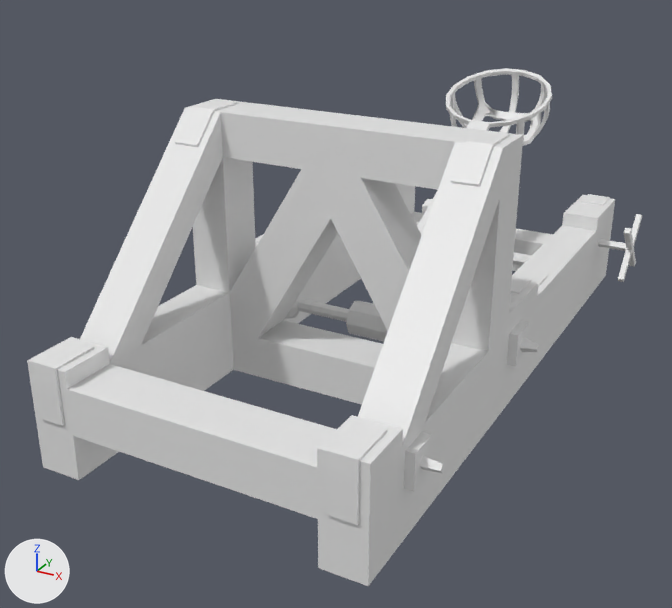
The FBX model 3d/fbx/catapult.fbx, before and after one commit.
Both versions are drawn from a 50 mm camera at (6.03, -12.9, 6.95) aimed at (-0.86, -0.39, 0.69). Every picture has the same lights, and +X, +Y and +Z are marked at lower left. Materials are left out; every surface is plain grey. Where no turn or scale is listed for an object, it has been applied to the vertices. Vertices at the same position are counted once.

The scene before the commit, as lines of its bpy script (objects in view):
```python
me_circle = bpy.data.meshes.new('Circle')
me_circle.from_pydata(...)  # 598 vertices, 659 faces; spans x -1.02..0.99, y -0.08..6.3, z -0.17..3.08
me_cube_001 = bpy.data.meshes.new('Cube.001')
me_cube_001.from_pydata(...)  # 764 vertices, 786 faces; spans x -2.79..3.04, y -5.64..4.85, z -0.34..3.81
me_cube_001.materials.append(mat_material)
ob_circle = bpy.data.objects.new('Circle', me_circle)
ob_circle.location = (0.02, -0.64, 0.67)
ob_cube = bpy.data.objects.new('Cube', me_cube_001)
ob_cube.location = (0.0, 0.0, 0.34)
```
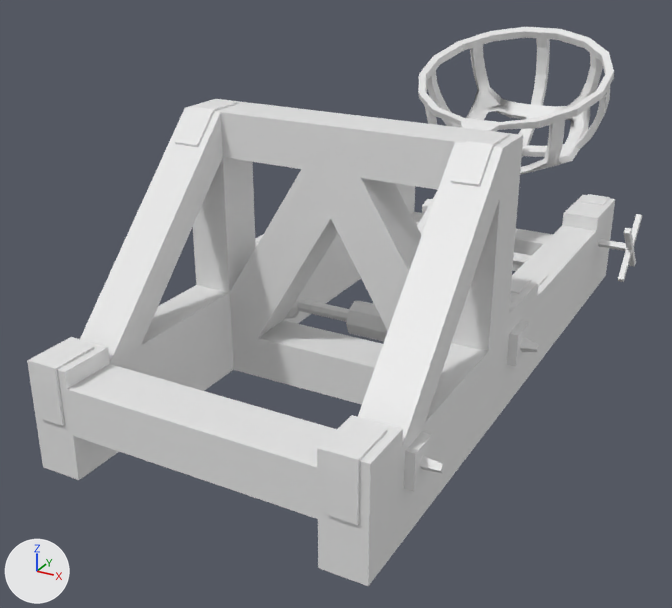
Pixel boxes (x1, y1, x2, y2) of what changed, in the pictures (672 x 608 px; the box of a moved part takes in the faces that stretch with it):
'Circle', reshaped (34% wider, 17% taller): before (372, 68, 552, 304); after (372, 27, 614, 304)
part 1 of me_circle, moved or reshaped: before (446, 68, 552, 146); after (418, 27, 614, 175)

Edits to the bpy script that builds the scene:
```text
Change me_circle:
    used by ob_circle; location = (0.02, -0.64, 0.67)
    remove me_circle.from_pydata(...)  # 598 vertices, 659 faces; spans x -1.02..0.99, y -0.08..6.3, z -0.17..3.08
    add me_circle.from_pydata(...)  # 598 vertices, 659 faces; spans x -1.91..1.88, y -0.08..8.08, z -0.17..3.7
    me_circle part 1: 516 of 598 vertices moved; they spanned x -1.02..0.99, y 4.27..6.3, z 1.67..3.08 and now span x -1.91..1.88, y 4.27..8.08, z 1.05..3.7; mean shift (0.0, 0.99, -0.1); largest move (0.05, 6.29, 2.73) -> (0.11, 8.06, 3.04)
```
